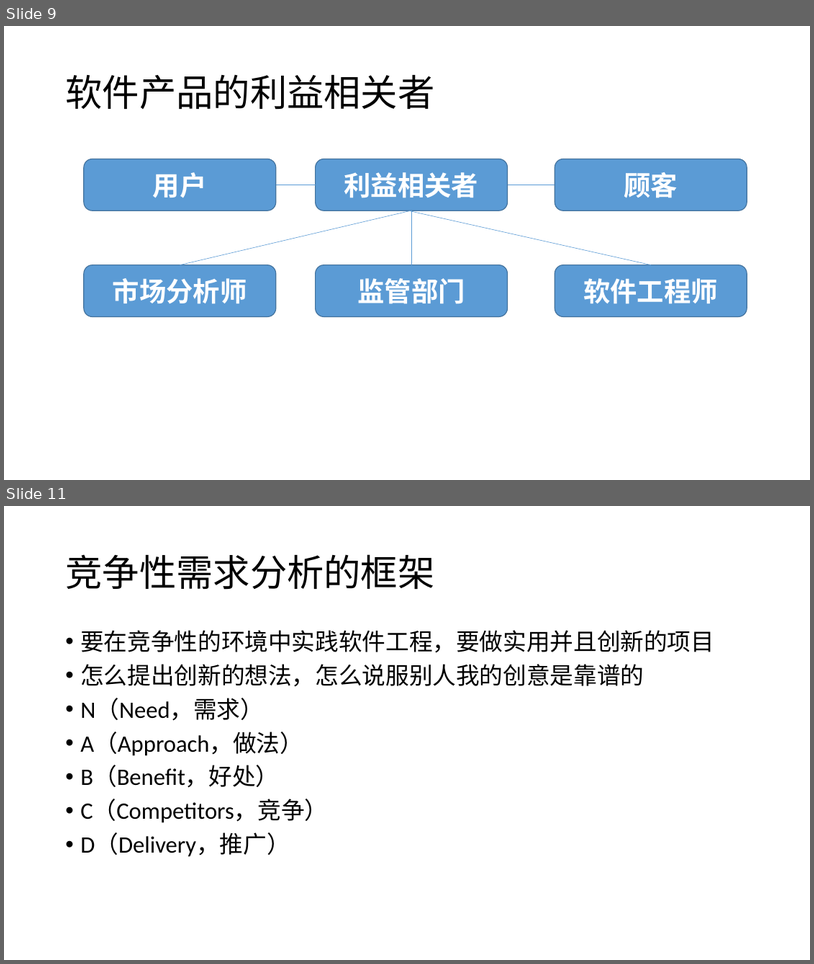
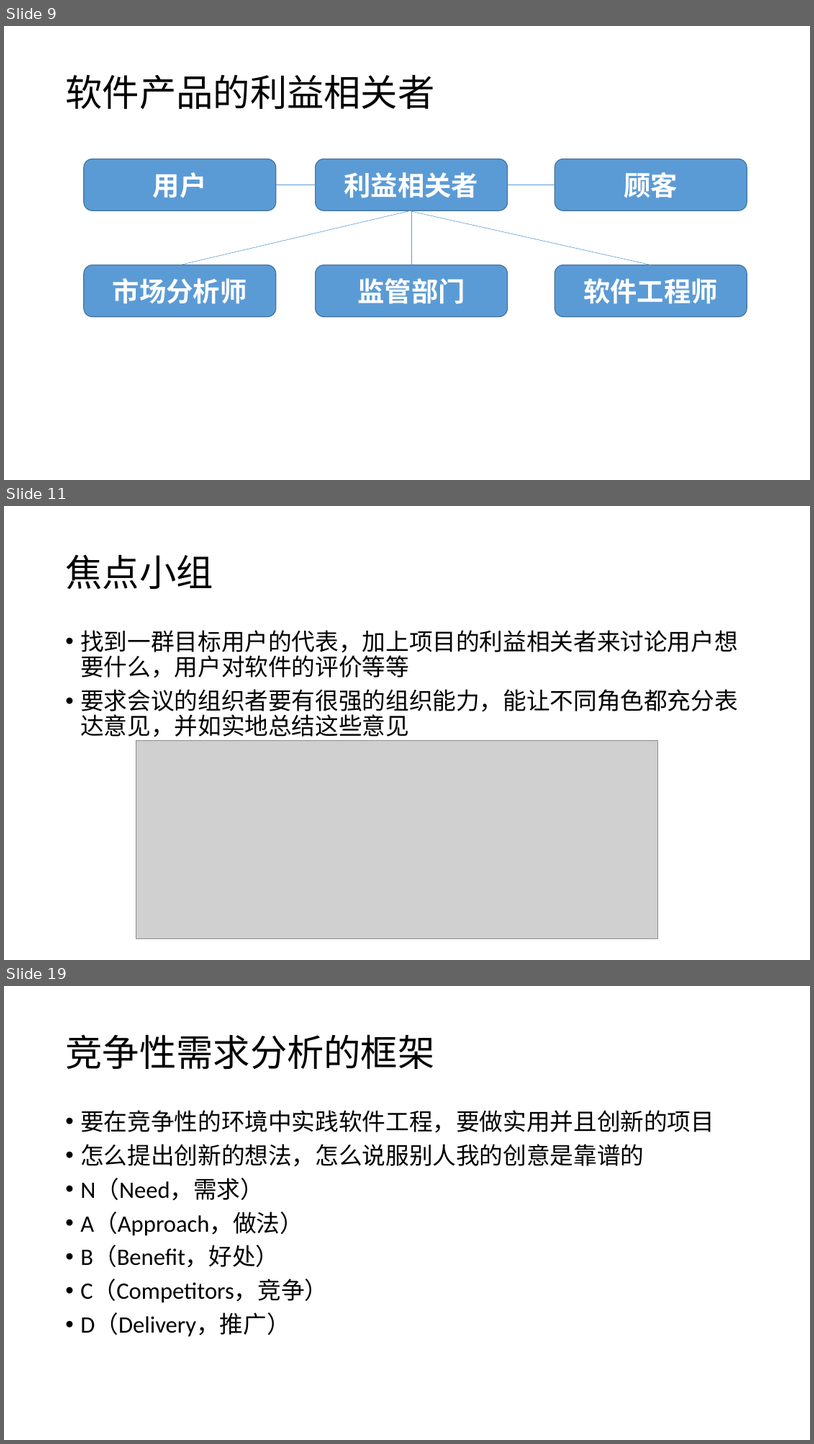
Before and after one commit to fzp1993/fzp19930803, a slide deck: 第八章.pptx. Shown one above the other, each under a label of ours: slides 9 and 11 before the commit, slides 9, 11 and 19 after it; the slides between them are not shown. The pictures are 814x964 and 814x1444 pixels, drawn with LibreOffice and Linux fonts; fonts in the diff are those of the drawing; grey boxes stand for pictures. Boxes give left, top, right and bottom in pixels: in the first picture for what was removed or moved away, otherwise in the second. Text is boxed around its words. In the diff, an @@ line names an element or a change of style, - is before the commit and + after.

```diff
--- a/第八章.pptx
+++ b/第八章.pptx
@@ slide 11 added at [4,506,810,960], background #FFFFFF @@
@@ title added at [65,554,213,589], 44 pt, text #000000 @@
+焦点小组
@@ text added at [80,630,738,741], 28 pt, text #000000 @@
+• 找到一群目标用户的代表，加上项目的利益相关者来讨论用户想要什么，用户对软件的评价等等
+• 要求会议的组织者要有很强的组织能力，能让不同角色都充分表达意见，并如实地总结这些意见
@@ picture added at [136,740,658,939] @@
@@ what was slide 11 is now slide 19 @@
```
Also in this commit, not shown: 1 slide changed, 11 other slides added.
